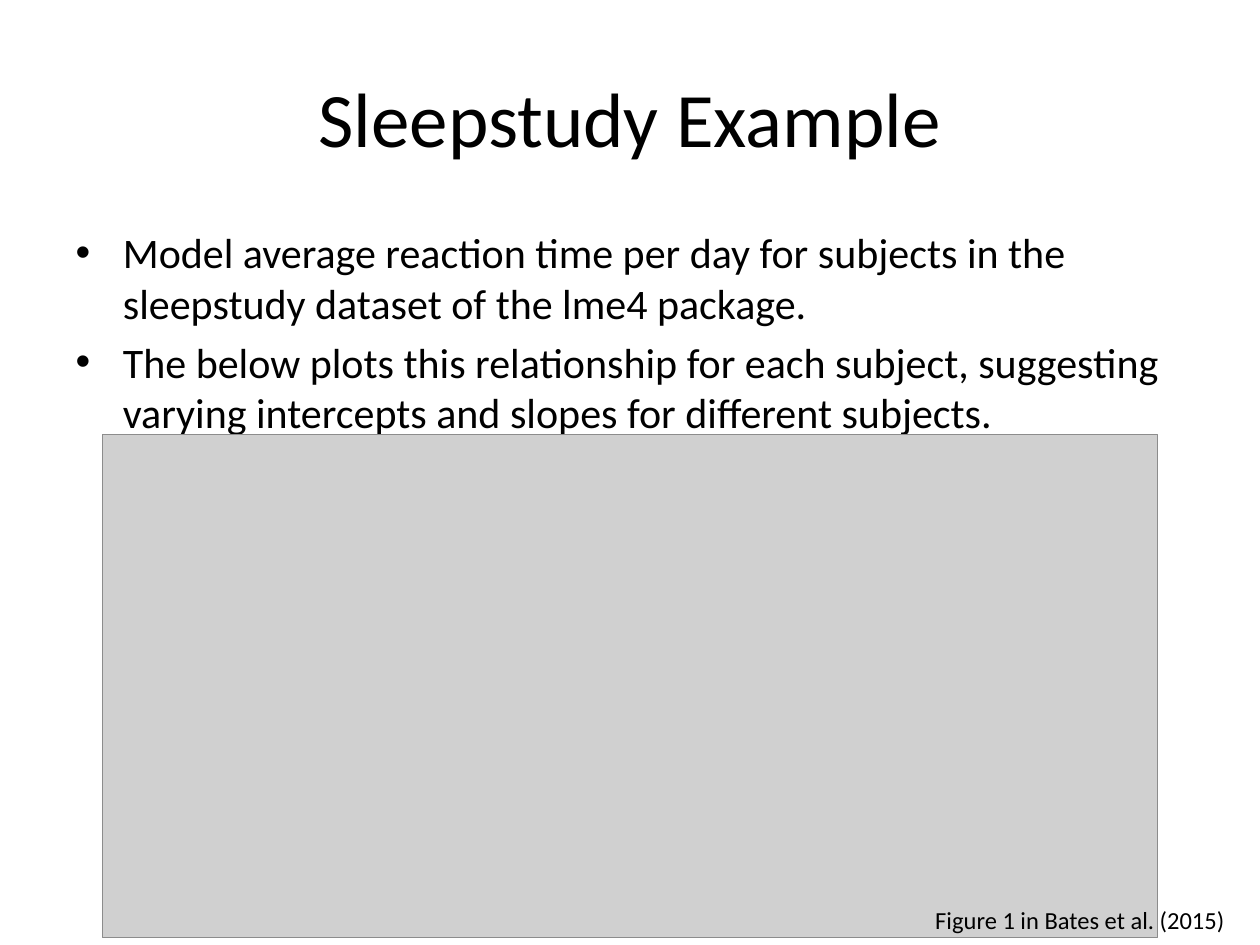
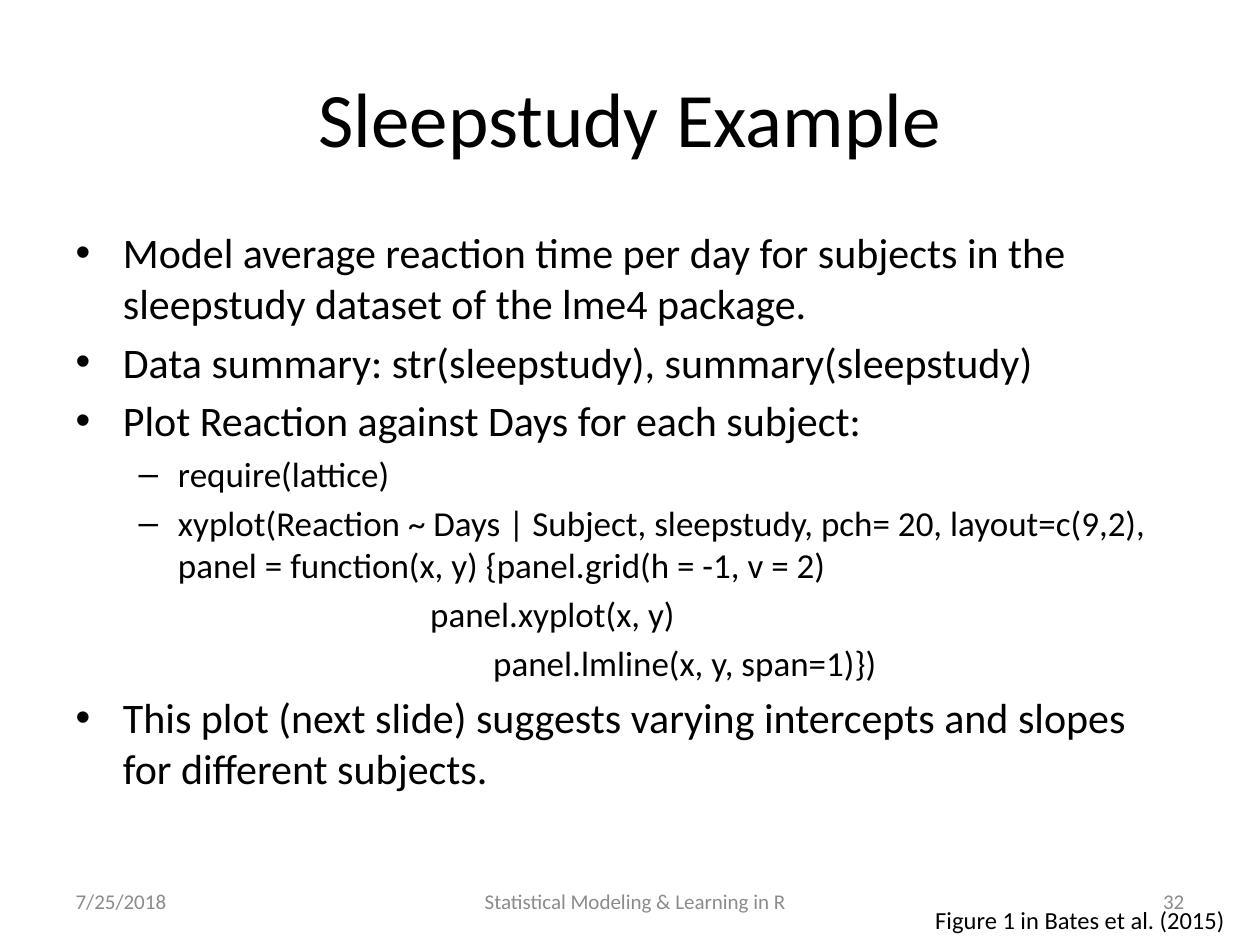
Before and after one commit to katherinesimeon/Statistical-Modeling-and-Learning-in-R, a slide deck: slide 32 of main.pptx (slide 27 before the commit). Drawn at 1260x945 pixels with LibreOffice and Linux fonts; fonts in the diff are those of the drawing; grey boxes stand for pictures. Boxes give left, top, right and bottom in pixels: in the first picture for what was removed or moved away, otherwise in the second. Text is boxed around its words. In the diff, an @@ line names an element or a change of style, - is before the commit and + after.

```diff
--- a/main.pptx
+++ b/main.pptx
@@ text at [123, 347, 1145, 792]: text changed; size 24 to 20 pt @@
-• The below plots this relationship for each subject, suggesting varying intercepts and slopes for different subjects.
+• Data summary: str(sleepstudy), summary(sleepstudy)
+• Plot Reaction against Days for each subject:
+  – require(lattice)
+  – xyplot(Reaction ~ Days | Subject, sleepstudy, pch= 20, layout=c(9,2), panel = function(x, y) {panel.grid(h = -1, v = 2)
+  panel.xyplot(x, y)
+panel.lmline(x, y, span=1)})
+• This plot (next slide) suggests varying intercepts and slopes for different subjects.
@@ picture removed at [102, 435, 1158, 937] @@
@@ text added at [76, 894, 167, 910], 12 pt, text #8C8C8C @@
+7/25/2018
@@ text added at [485, 894, 785, 913], 12 pt, text #8C8C8C @@
+Statistical Modeling & Learning in R
@@ page number added at [1163, 895, 1184, 915], 12 pt, text #8C8C8C @@
+32
```
Also in this commit, not shown: 66 other slides changed, 12 slides added, 1 other file.
